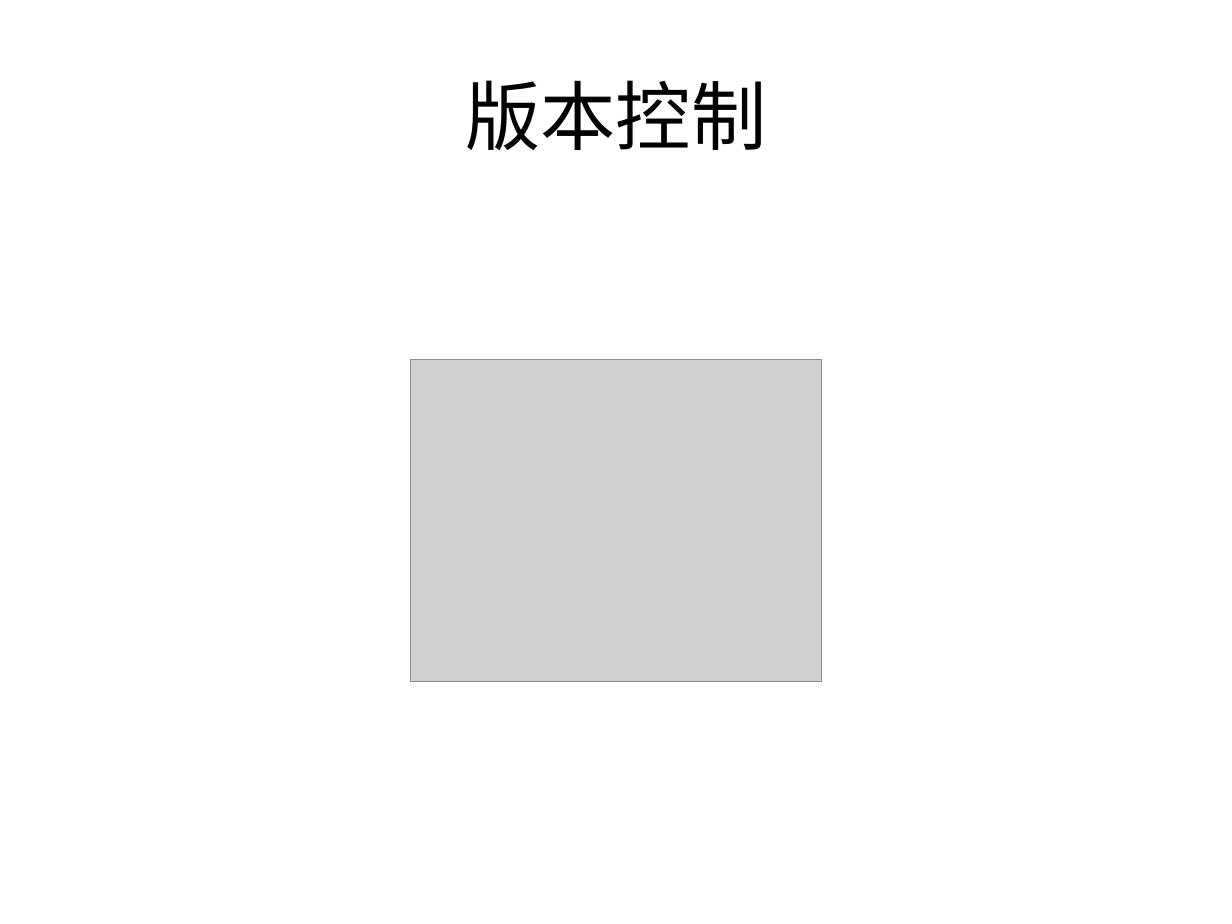
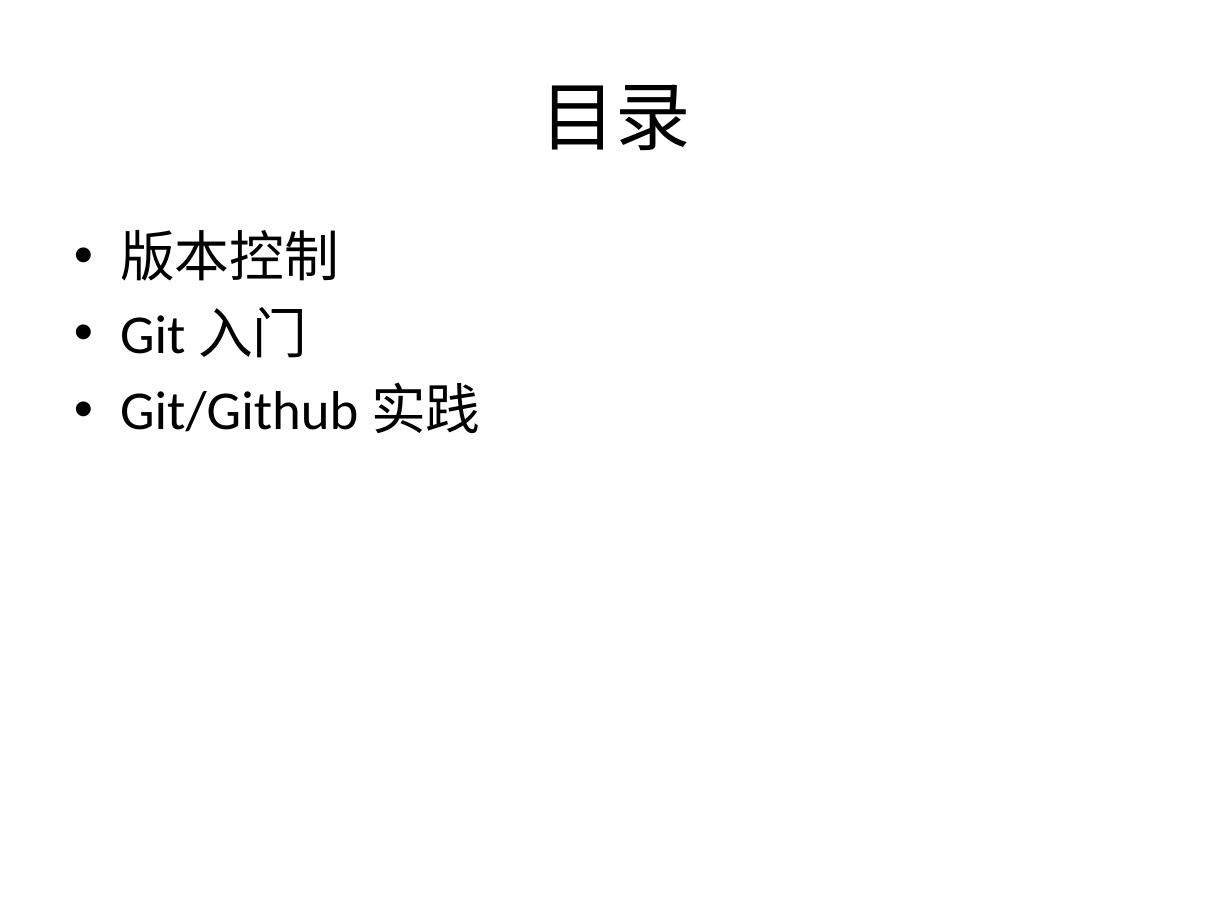
Before and after one commit to lftong/tong-doc, a slide deck: slide 2 of Git Primer.pptx (slide 4 before the commit). Drawn at 1232x924 pixels with LibreOffice and Linux fonts; fonts in the diff are those of the drawing; grey boxes stand for pictures. Boxes give left, top, right and bottom in pixels: in the first picture for what was removed or moved away, otherwise in the second. Text is boxed around its words. In the diff, an @@ line names an element or a change of style, - is before the commit and + after.

```diff
--- a/Git Primer.pptx
+++ b/Git Primer.pptx
@@ title at <box>541,84,692,151</box>: text changed @@
-版本控制
+目录
@@ text added at <box>120,230,481,433</box>, 32 pt, text #000000 @@
+• 版本控制
+• Git 入门
+• Git/Github 实践
@@ picture removed at <box>410,360,821,681</box> @@
```
Also in this commit, not shown: 3 other slides changed, 1 slide added, 3 slides removed.
